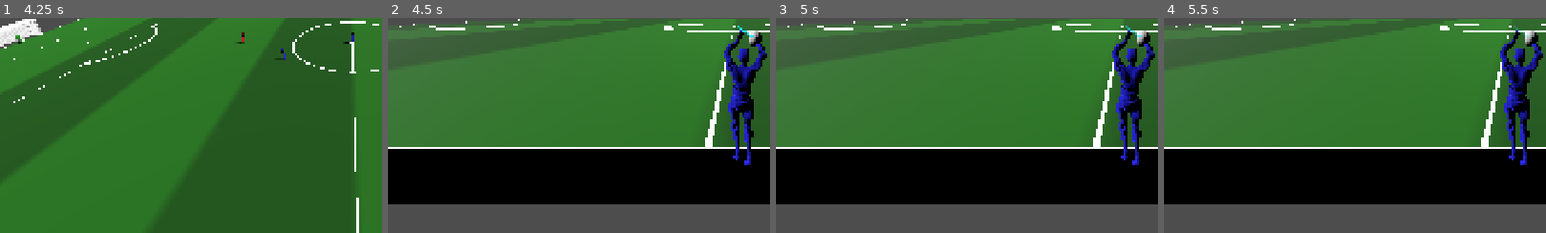
Above: before the commit, frames 1-4 (left to right).
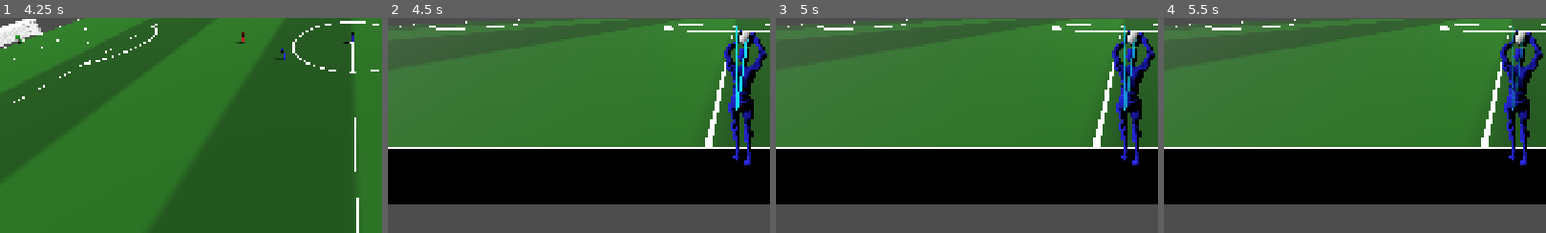
Above: after the commit, the same moments.

Repository: Churikov0112/open_football
Game: Godot game, scene res://scenes/main_menu.tscn
Same seed, same stepped clock (60 frames per second), same inputs: the game is played once before the commit and once after it.
Inputs (mouse positions are % of the whole screen's width and height, from its top left):
- Up to frame 1 (4.25 s): click "Start Match" at 0.5 s; move the mouse to (72, 45) at 1.27 s; hold R (foot_right) 1.28-2 s; tap 1 (camera_broadcast) at 1.35 s; click (72, 45) at 1.42 s; drag from (30, 55) to (45, 70) at 2.02 s; tap Enter at 2.75 s; move the mouse to (60, 28) at 2.77 s; hold R (foot_right) 2.78-3.5 s; hold E (combo_curl) 2.78-3.5 s; tap Space at 3.5 s; drag from (45, 70) to (20, 35) at 3.52 s
- Up to frame 2 (4.5 s): move the mouse to (80, 65) at 4.27 s; hold L (foot_left) from 4.28 s (still down); tap T (corner_call) at 4.35 s
- Up to frame 3 (5 s): keep holding L (foot_left)
- Up to frame 4 (5.5 s): release L (foot_left) at 5 s; tap Enter at 5 s; drag from (20, 35) to (35, 25) at 5.02 s
The pictures show only the part of the screen within x 4-54%, y 46-96%; the shares and areas given below are measured in that part.

Frame 1 is identical in both runs. In frame 2, 0.7% of the frame differs, in the area x 91-98%, y 3-44%; in frame 3, 0.7%; in frame 4, 0.7%.

Commit message:
feat(throw-in): hold ball centered between both hands, not on right wrist
Add PlayerVisual.get_two_hand_hold_attachment(): a node kept each frame at
the midpoint between the left and right hand bones (vs. get_hold_attachment's
single right-wrist bone used by the keeper). Throw-in now catches the ball to
this midpoint so it sits between the palms in the overhead windup. Falls back
to the one-handed attachment if a hand bone is missing.

Co-Authored-By: Claude Opus 4.8 <noreply@anthropic.com>

Diff:
--- a/scripts/match/throw_in_controller.gd
+++ b/scripts/match/throw_in_controller.gd
@@ -61,10 +61,11 @@
 		tm.set_control_locked(true)
 		tm.set_move_intent(Vector3.ZERO)
 		tm.set_face_direction(_into)
-	# Мяч в руку вбрасывающего (CAUGHT — сам приклеен к кости кисти каждый кадр; гол забить нельзя).
+	# Мяч в руки вбрасывающего (CAUGHT — приклеен к точке ПОСЕРЕДИНЕ между ладонями каждый кадр;
+	# гол забить нельзя).
 	var vis := _thrower_visual()
 	if vis != null and _ball.has_method(&"catch"):
-		var hold: Node3D = vis.get_hold_attachment()
+		var hold: Node3D = vis.get_two_hand_hold_attachment()
 		if hold != null:
 			if _ball.has_method(&"clear_last_kicker"):
 				_ball.clear_last_kicker()
--- a/scripts/player/player_visual.gd
+++ b/scripts/player/player_visual.gd
@@ -283,6 +283,10 @@
 func _process(delta: float) -> void:
 	if _anim_tree == null or delta <= 0.0:
 		return
+	# Двуручная точка хвата (вброс): держим её в середине между костями ладоней каждый кадр.
+	if _two_hand_hold != null and is_instance_valid(_two_hand_hold) \
+			and _hold_l != null and _hold_r != null:
+		_two_hand_hold.global_position = (_hold_l.global_position + _hold_r.global_position) * 0.5
 	var speed: float
 	if _explicit_speed >= 0.0:
 		speed = _explicit_speed
@@ -541,6 +545,46 @@
 	_hold_attachment = ba
 	return ba
 
+## Двуручная точка хвата (вброс из аута): узел ПОСЕРЕДИНЕ между костями ЛЕВОЙ и ПРАВОЙ кистей,
+## позиция пересчитывается каждый кадр в _process. В отличие от get_hold_attachment (одна кисть,
+## вратарь) мяч висит по центру между ладонями, как при вбрасывании. Если одной из костей нет —
+## фолбэк на одноручную get_hold_attachment().
+var _two_hand_hold: Node3D = null
+var _hold_l: BoneAttachment3D = null
+var _hold_r: BoneAttachment3D = null
+func get_two_hand_hold_attachment() -> Node3D:
+	if _two_hand_hold != null and is_instance_valid(_two_hand_hold):
+		return _two_hand_hold
+	var skel := _find_skeleton(_model)
+	if skel == null:
+		return null
+	var li := _find_hand_bone(skel, "lefthand", "left_hand")
+	var ri := _find_hand_bone(skel, "righthand", "right_hand")
+	if li < 0 or ri < 0:
+		return get_hold_attachment()   # нет одной из ладоней — одноручный фолбэк
+	_hold_l = BoneAttachment3D.new()
+	_hold_l.name = "BallHoldL"
+	skel.add_child(_hold_l)
+	_hold_l.bone_name = skel.get_bone_name(li)
+	_hold_r = BoneAttachment3D.new()
+	_hold_r.name = "BallHoldR"
+	skel.add_child(_hold_r)
+	_hold_r.bone_name = skel.get_bone_name(ri)
+	_two_hand_hold = Node3D.new()
+	_two_hand_hold.name = "TwoHandHold"
+	skel.add_child(_two_hand_hold)
+	_two_hand_hold.global_position = (_hold_l.global_position + _hold_r.global_position) * 0.5
+	return _two_hand_hold
+
+## Индекс кости кисти по подстрокам имени (первое совпадение — само запястье, до костей пальцев,
+## т.к. Mixamo нумерует кости parent-first: LeftHand до LeftHandThumb1). -1 если не найдено.
+func _find_hand_bone(skel: Skeleton3D, key1: String, key2: String) -> int:
+	for i in range(skel.get_bone_count()):
+		var n := skel.get_bone_name(i).to_lower()
+		if n.contains(key1) or n.contains(key2):
+			return i
+	return -1
+
 func _find_skeleton(n: Node) -> Skeleton3D:
 	if n == null:
 		return null
